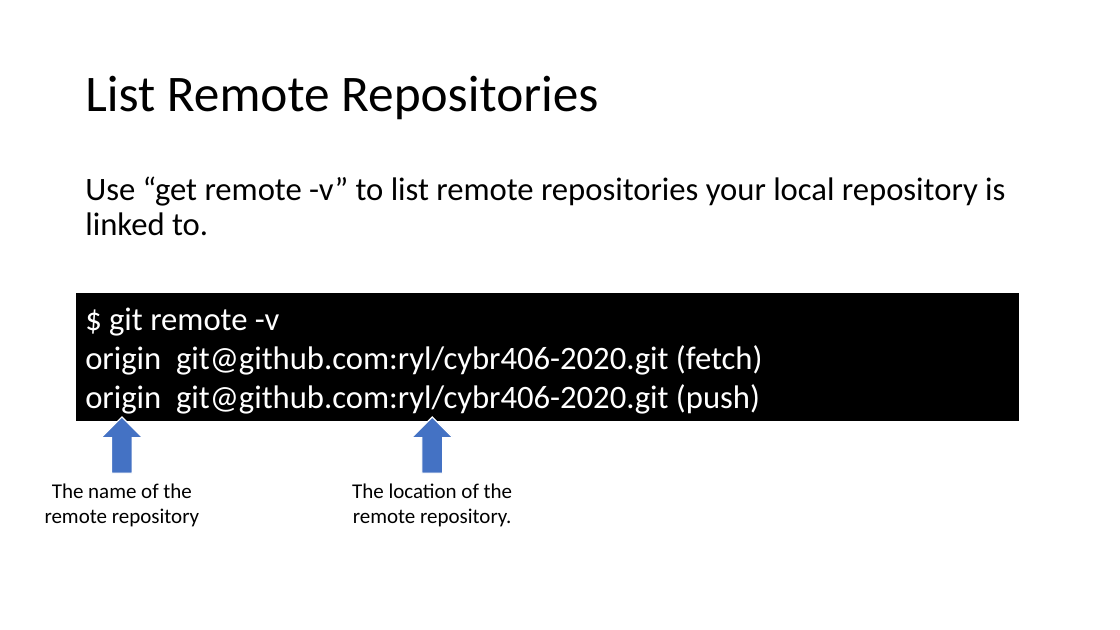
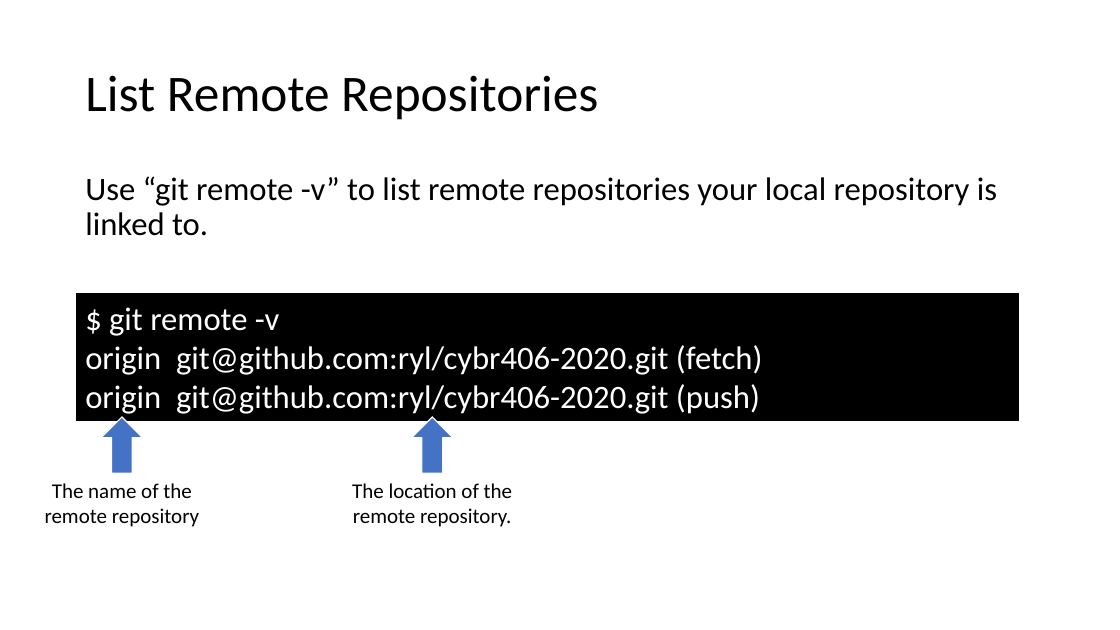
Before and after one commit to ryl/cybr406-2020, a slide deck: slide 6 of files/working-with-git-github.pptx. Drawn at 1120x630 pixels with LibreOffice and Linux fonts; fonts in the diff are those of the drawing. Boxes give left, top, right and bottom in pixels: in the first picture for what was removed or moved away, otherwise in the second. Text is boxed around its words. In the diff, an @@ line names an element or a change of style, - is before the commit and + after.

Commit message:
Update presentation.

```diff
--- a/files/working-with-git-github.pptx
+++ b/files/working-with-git-github.pptx
@@ text at (85,176,997,236): text changed @@
-Use “get remote -v” to list remote repositories your local repository is linked to.
+Use “git remote -v” to list remote repositories your local repository is linked to.
```
Also in this commit, not shown: 4 other slides changed, 6 slides added, 1 slide removed.
